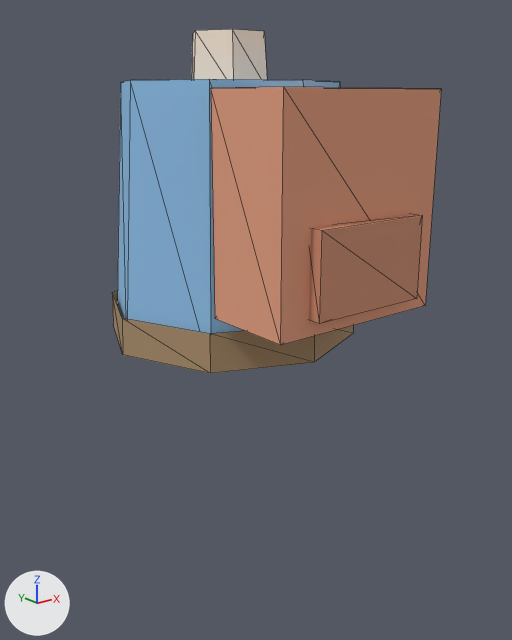
One commit to the glTF model assets/models/player_torso.glb: the scene before it, then after it.
The view is the same before and after, from a camera (50 mm lens) standing at (-0.585, -0.789, 0.32) and looking at (0.015, -0.039, 0.02). Lighting does not change. The marker at lower left points along +X, +Y and +Z. The picture after the commit comes second. Mesh edges are drawn as thin lines. Vertices at exactly the same position are counted once.

Objects in the first picture: 'player_torso'.
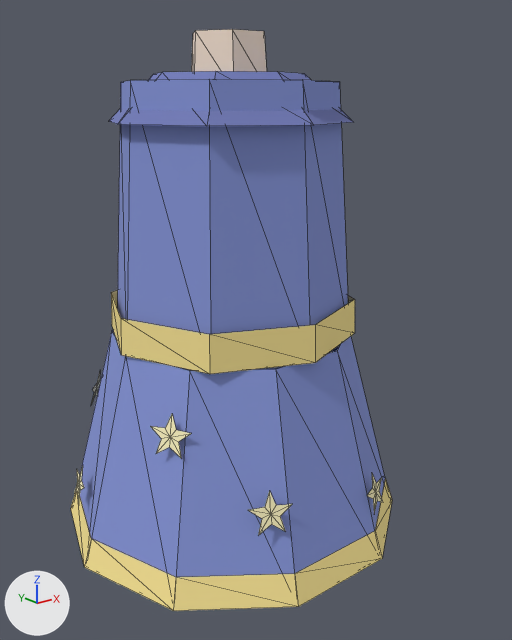
Patch to the scene script:
```diff
--- a/assets/models/player_torso.glb.py
+++ b/assets/models/player_torso.glb.py
@@ me_player_torso @@
 # verts and faces of me_player_torso; kept vertices keep their numbers, new ones are numbered from 68
-me_player_torso.from_pydata(...)  # 68 vertices, 84 faces; spans x -0.176..0.176, y -0.267..0.176, z 0.0..0.4
+me_player_torso.from_pydata(...)  # 181 vertices, 186 faces; spans x -0.253..0.253, y -0.241..0.241, z -0.29..0.4
+# me_player_torso part 1: the loose piece of 18 vertices spanning x -0.176..0.176, y -0.176..0.176, z 0.0..0.05 is scaled about its middle by (1.01, 1.01, 1)
+# me_player_torso part 2: the loose piece of 8 vertices spanning x -0.12..0.12, y -0.25..-0.13, z 0.07..0.33 is deleted
+# me_player_torso part 3: the loose piece of 8 vertices spanning x -0.08..0.08, y -0.267..-0.243, z 0.09..0.19 is deleted
+# me_player_torso part 4
+# 111 vertices are added at x -0.253..0.253, y -0.241..0.241, z -0.29..0.0
+# 110 new faces join them
+# me_player_torso part 5
+verts[113] = (0.165, 0.0, 0.29)
+verts[114] = (0.1, 0.0, 0.35)
+verts[115] = (0.071, -0.071, 0.35)  # pixel (304, 73)
+verts[116] = (0.117, -0.117, 0.29)  # pixel (353, 122)
+verts[117] = (0.0, -0.1, 0.35)  # pixel (277, 71)
+verts[118] = (0.0, -0.165, 0.29)  # pixel (313, 125)
+verts[119] = (-0.071, -0.071, 0.35)  # pixel (215, 71)
+verts[120] = (-0.117, -0.117, 0.29)  # pixel (206, 126)
+verts[121] = (-0.1, 0.0, 0.35)  # pixel (162, 72)
+verts[122] = (-0.165, 0.0, 0.29)  # pixel (117, 124)
+verts[123] = (-0.071, 0.071, 0.35)  # pixel (153, 74)
+verts[124] = (-0.117, 0.117, 0.29)  # pixel (108, 121)
+verts[125] = (0.0, 0.1, 0.35)
+verts[126] = (0.0, 0.165, 0.29)
+verts[127] = (0.071, 0.071, 0.35)
+verts[128] = (0.117, 0.117, 0.29)
+verts[129] = (0.1, 0.0, 0.35)
+verts[130] = (0.165, 0.0, 0.29)
+faces += [(113, 114, 115), (113, 115, 116), (115, 117, 116), (116, 117, 118), (117, 119, 118), (118, 119, 120)]
+faces += [(119, 121, 120), (120, 121, 122), (121, 123, 122), (122, 123, 124), (123, 125, 124), (124, 125, 126)]
+faces += [(125, 127, 126), (126, 127, 128), (127, 129, 128), (128, 129, 130)]
+# me_player_torso part 6: 32 kept faces spanning x -0.17..0.17, y -0.17..0.17, z 0.0..0.34 get new vertex colours; the middle colour goes from blue #8ebfe7 to blue #8695d7
 me_player_torso.materials.append(mat_player_torso)
```

Boxes (x1, y1, x2, y2) around the edits, measured in the pictures (512 x 640 px; the box of a moved part takes in the faces that stretch with it):
'player_torso', reshaped (69% taller)
    before: (112, 29, 441, 373)
    after: (71, 29, 392, 611)
part 1 of me_player_torso, moved or reshaped
    before: (112, 290, 353, 373)
    after: (111, 290, 355, 374)
part 2 of me_player_torso, deleted
    before: (211, 87, 441, 345)
part 3 of me_player_torso, deleted
    before: (309, 214, 422, 324)
part 4 of me_player_torso, added (blue)
    after: (71, 330, 392, 611)
part 5 of me_player_torso, added (blue)
    after: (109, 71, 353, 126)
part 6 of me_player_torso, recoloured
    before: (117, 79, 340, 334)
    after: (117, 79, 348, 334)
